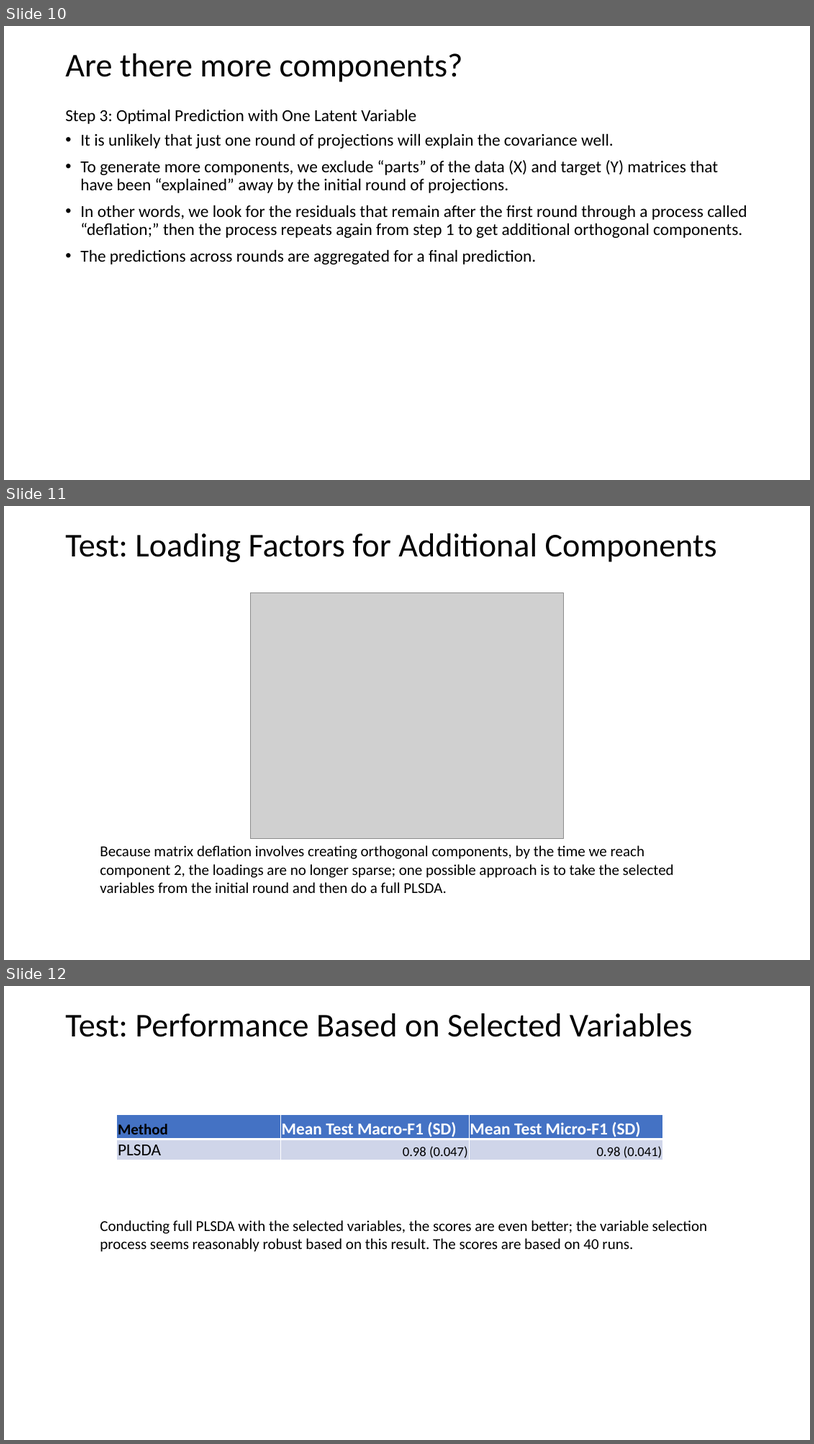
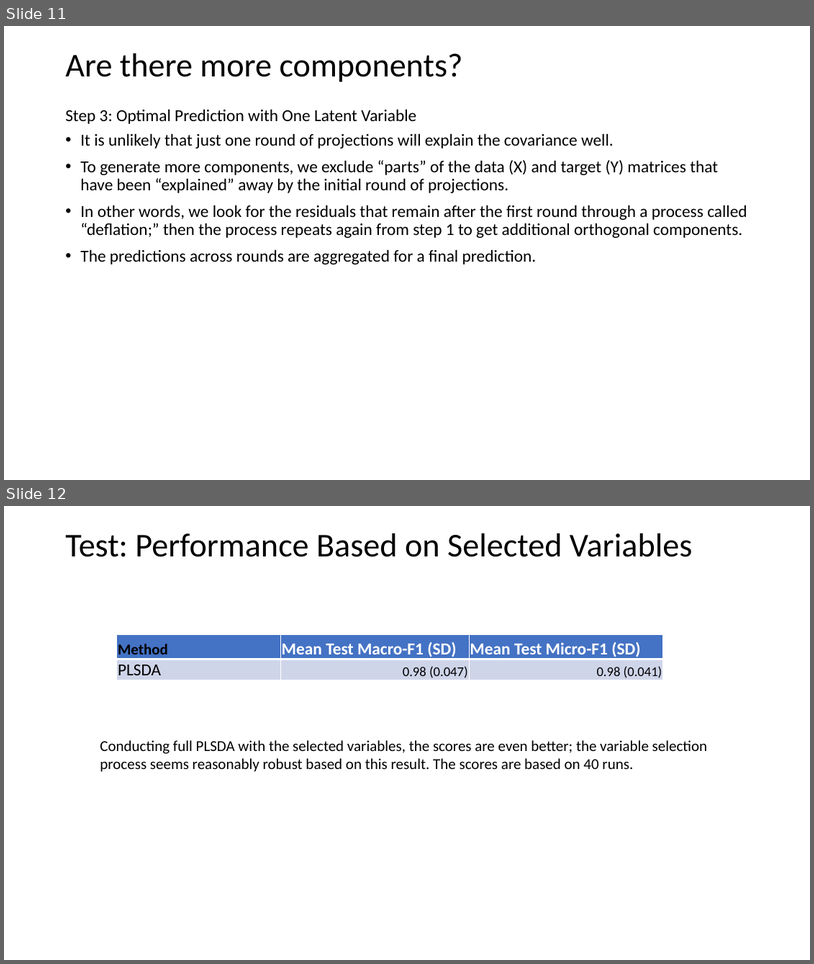
Before and after one commit to derekim23/pcr_v_pls, a slide deck: PCR_v_PLS.pptx. Shown one above the other, each under a label of ours: slides 10, 11 and 12 before the commit, slides 11 and 12 after it. The pictures are 814x1444 and 814x964 pixels, drawn with LibreOffice and Linux fonts; fonts in the diff are those of the drawing; grey boxes stand for pictures. Boxes give left, top, right and bottom in pixels: in the first picture for what was removed or moved away, otherwise in the second. Text is boxed around its words. In the diff, an @@ line names an element or a change of style, - is before the commit and + after.

```diff
--- a/PCR_v_PLS.pptx
+++ b/PCR_v_PLS.pptx
@@ slide 11 removed at (x1=4, y1=506, x2=810, y2=960), background #FFFFFF @@
@@ title removed at (x1=65, y1=533, x2=718, y2=562) @@
-Test: Loading Factors for Additional Components
@@ picture removed at (x1=251, y1=593, x2=564, y2=839) @@
@@ text removed at (x1=100, y1=845, x2=674, y2=893) @@
-Because matrix deflation involves creating orthogonal components, by the time we reach component 2, the loadings are no longer sparse; one possible approach is to take the selected variables from the initial round and then do a full PLSDA.
@@ what was slide 10 is now slide 11 @@
```
Also in this commit, not shown: 2 slides changed, 1 slide added, 3 other files.
